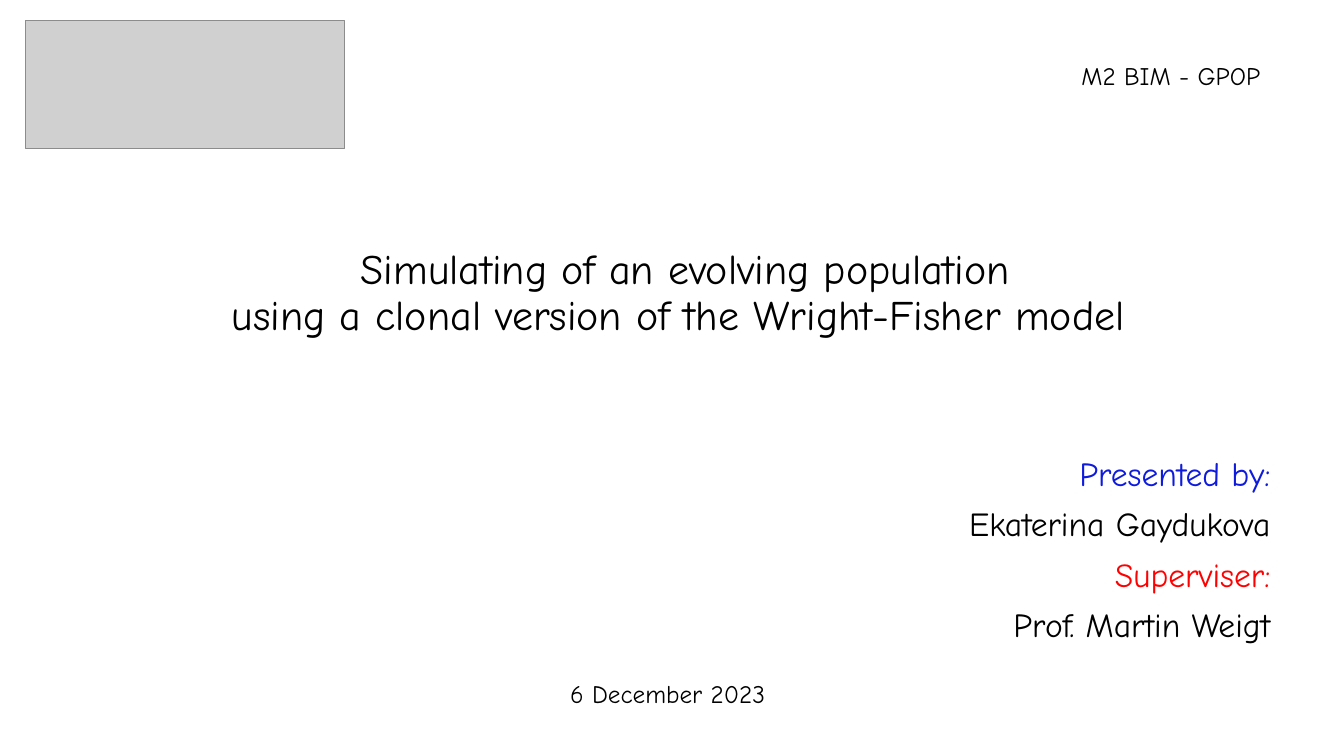
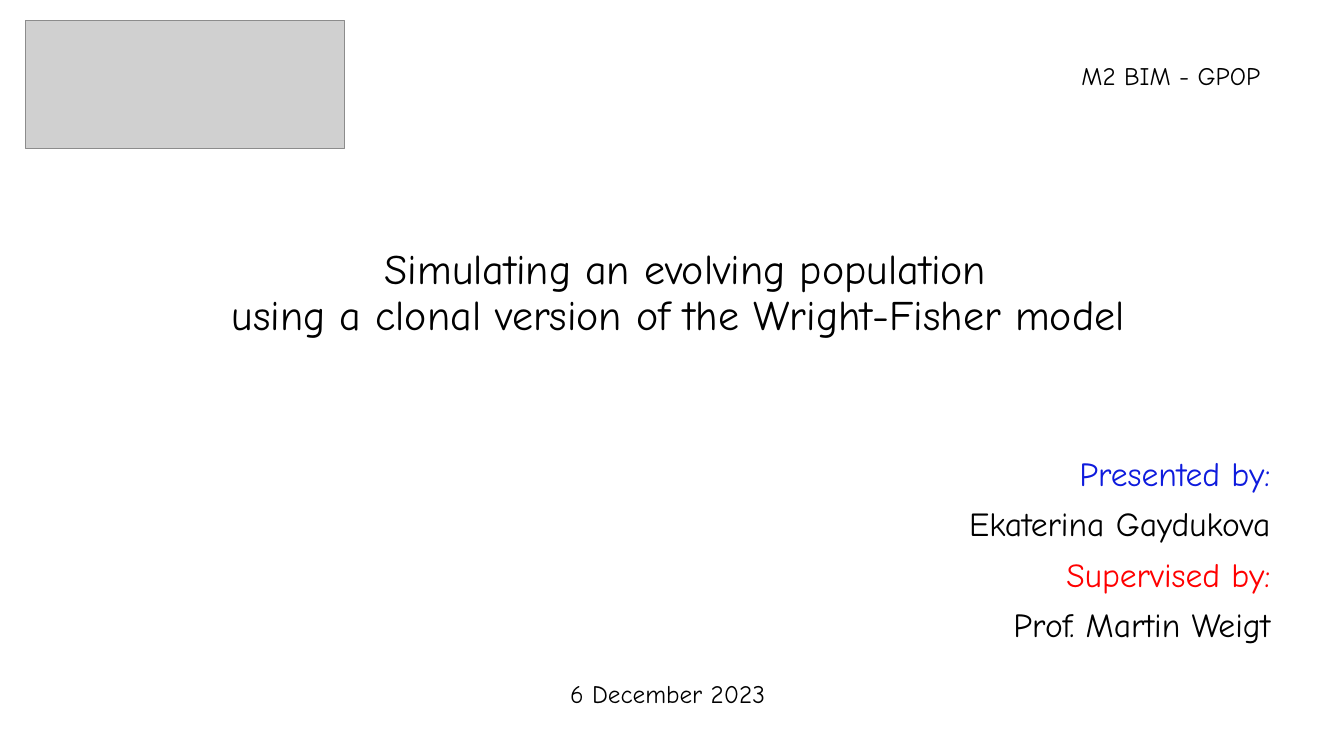
Before and after one commit to kgaydukova/PopulationGeneticsProject, a slide deck: slide 1 of GPOP_Gaydukova_slides.pptx. Drawn at 1344x756 pixels with LibreOffice and Linux fonts; fonts in the diff are those of the drawing; grey boxes stand for pictures. Boxes give left, top, right and bottom in pixels: in the first picture for what was removed or moved away, otherwise in the second. Text is boxed around its words. In the diff, an @@ line names an element or a change of style, - is before the commit and + after.

```diff
--- a/GPOP_Gaydukova_slides.pptx
+++ b/GPOP_Gaydukova_slides.pptx
@@ title at <box>232,255,1124,338</box>: text changed @@
-Simulating of an evolving population
-using a clonal version of the Wright-Fisher model
+Simulating an evolving population
+using a clonal version of the Wright-Fisher model
@@ subtitle at <box>1066,564,1270,594</box>: text changed @@
-Superviser:
+Supervised by:
```
Also in this commit, not shown: 2 other slides changed, 6 slides added, 1 other file.
